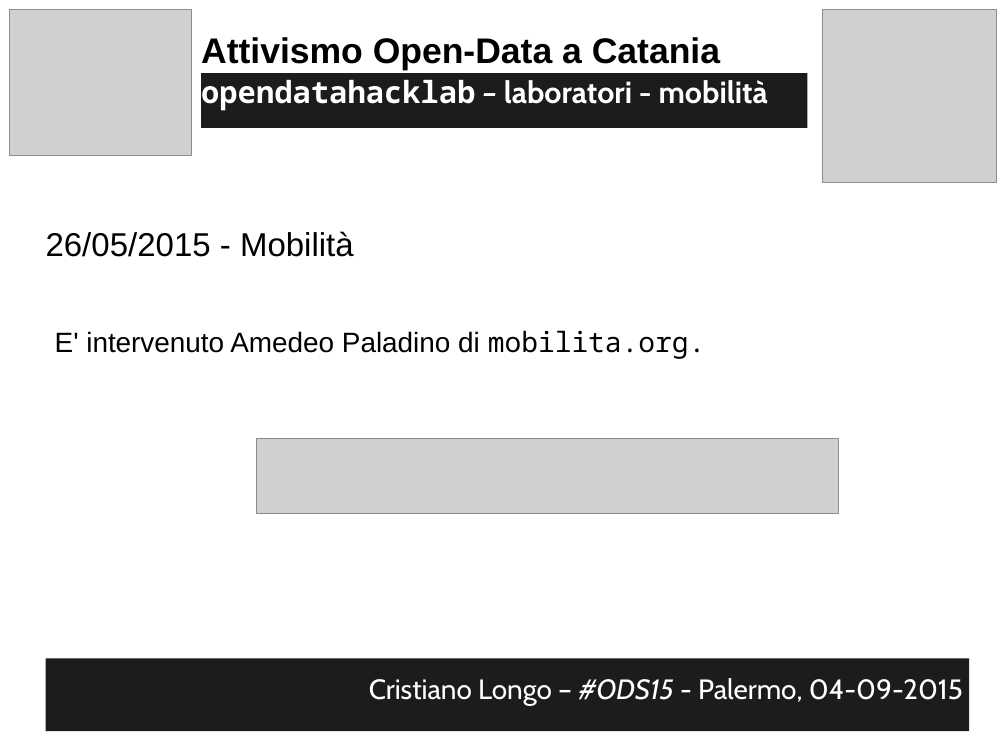
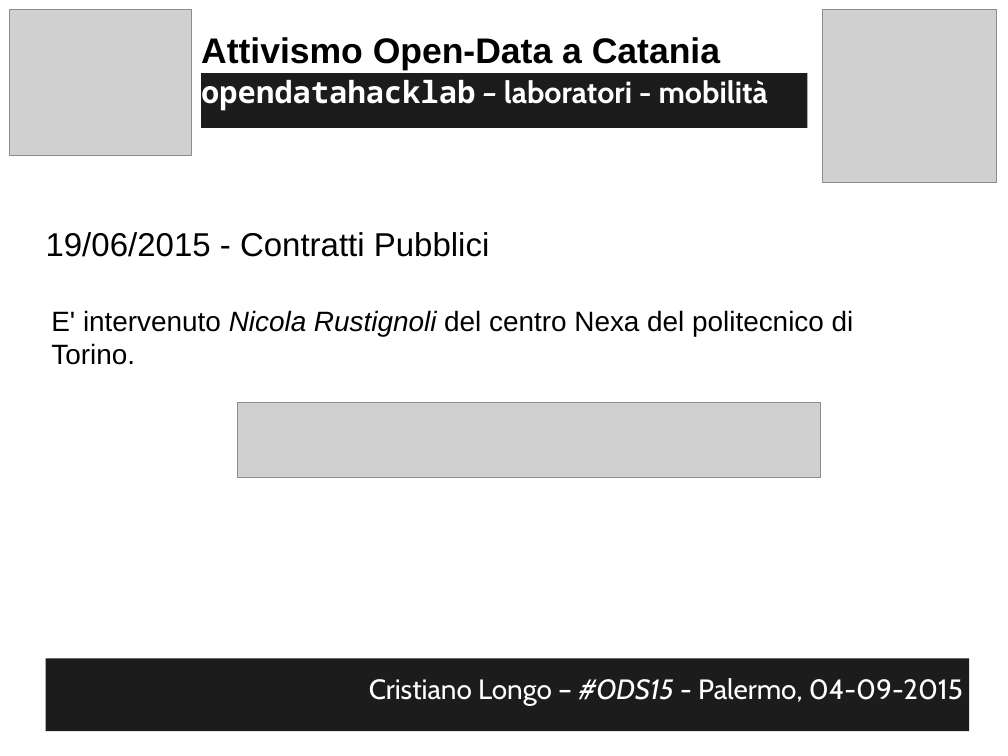
Before and after one commit to opendatahacklab/opendatahacklab.github.io, a slide deck: slide 72 of events/odt_ods15.odp. Drawn at 1008x756 pixels with LibreOffice and Linux fonts; fonts in the diff are those of the drawing; grey boxes stand for pictures. Boxes give left, top, right and bottom in pixels: in the first picture for what was removed or moved away, otherwise in the second. Text is boxed around its words. In the diff, an @@ line names an element or a change of style, - is before the commit and + after.

```diff
--- a/events/odt_ods15.odp
+++ b/events/odt_ods15.odp
@@ text at [46, 232, 490, 257]: text changed @@
-26/05/2015 - Mobilità
+19/06/2015 - Contratti Pubblici
@@ text at [51, 310, 854, 365]: text changed @@
-E' intervenuto Amedeo Paladino di mobilita.org.
+E' intervenuto Nicola Rustignoli del centro Nexa del politecnico di Torino.
@@ picture: place and size @@
-picture at [256, 439, 839, 514]
+picture at [238, 402, 820, 477]
```
Also in this commit, not shown: 1 other slide changed, 4 slides added, 5 slides removed, 1 other file.
